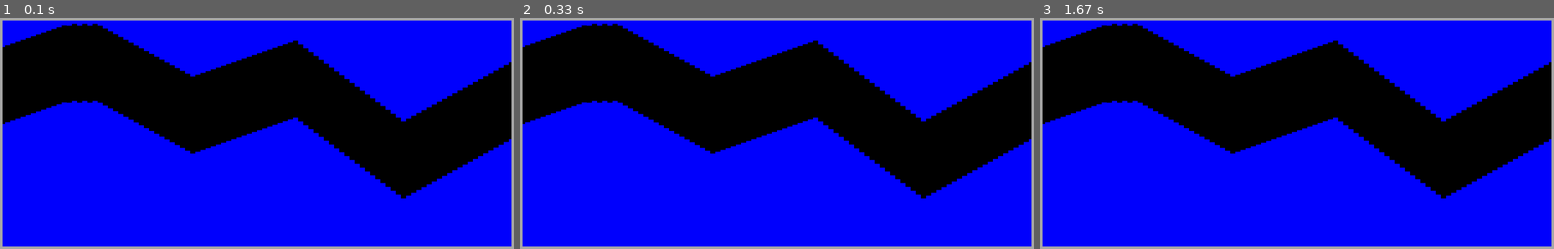
Above: before the commit, frames 1-3 (left to right).
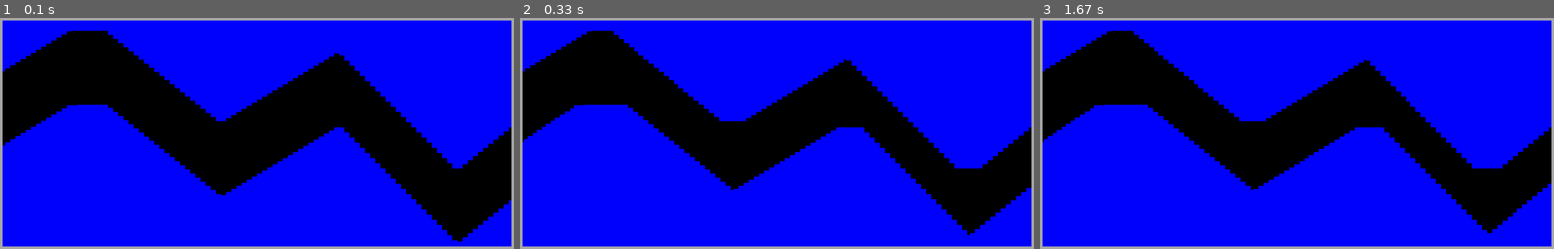
Above: after the commit, the same moments.

Repository: TR-Coder/pygame
Game: pygame game, started from 16-1_missil.py
The game is run twice, just before and just after one commit, with the same random seed, the same clock (stepped at 60 frames per second) and the same inputs.
Inputs:
- Up to frame 1 (0.1 s): no input
- Up to frame 2 (0.33 s): no input
- Up to frame 3 (1.67 s): no input

The runs differ from the first frame. In frame 1, 24% of the frame differs, in the area x 0-100%, y 2-97%; in frame 2, 23%; in frame 3, 23%.

Commit message:
canvi menor

Diff:
--- a/16-1_missil.py
+++ b/16-1_missil.py
@@ -39,16 +39,17 @@
     rectangles:list[pg.Rect] = []
     NUMBER_OF_RECTANGLES = SCREEN_WIDTH // RECTANGLE_WIDTH
     GAP = 300
-    MIN_HEIGHT = 20
+    MIN_HEIGHT = 40
     sign = -1
     x = 0
-    height = MARGIN +  100
+    height = MARGIN +  200
     i = 0
 
     while i < NUMBER_OF_RECTANGLES:
-        interval_length = random.randint(5,25)      # number of rectangles per interval.
-        slope = random.randint(5, 15) * sign        # The units are pixels.
+        interval_length = random.randint(15,25)      # number of rectangles per interval.
+        slope = random.randint(10, 20) * sign        # The units are pixels.
         sign = -sign
+        print(interval_length, slope, sign)
         for j in range(interval_length):
             height = (height + slope) if height>=MIN_HEIGHT else MIN_HEIGHT
             rect_sup = pg.Rect(x, MARGIN, RECTANGLE_WIDTH, height)
@@ -57,6 +58,7 @@
             rectangles.append(rect_inf)
             x = x + RECTANGLE_WIDTH
         i = i + j
+    print(len(rectangles))
     return rectangles
 
 
@@ -65,6 +67,19 @@
     for rectangle in rectangles:
         pg.draw.rect(screen, 'blue', rectangle)
     pg.draw.rect(screen, 'dark gray', [0, 0, SCREEN_WIDTH, SCREEN_HEIGHT], MARGIN)
+
+def move_tunnel(rectangles:list[pg.Rect]) -> list[pg.Rect]:
+    SPEED = 5
+    for i in range(len(rectangles)):
+        rectangles[i].x -= SPEED
+        if rectangles[i].x + RECTANGLE_WIDTH < 0:
+            rectangles.pop(0)
+            rectangles.pop(1)
+            rect_sup = pg.Rect(0, MARGIN, RECTANGLE_WIDTH, 100)
+            rect_sup1 = pg.Rect(0, MARGIN, RECTANGLE_WIDTH, 100)
+            rectangles.append(rect_sup)
+            rectangles.append(rect_sup1)
+    return rectangles
 
 
 
@@ -85,6 +100,7 @@
                 run = False
 
         draw_tunnel(rectangles)
+        rectangles = move_tunnel(rectangles)
         pg.display.update()
 
     pg.quit()
--- /dev/null
+++ b/proba.py
@@ -0,0 +1,26 @@
+import random
+import matplotlib.pyplot as plt
+
+# Definir una función de suavizado
+def smooth(data, window_size):
+    smoothed = []
+    for i in range(len(data)):
+        start = max(0, i - window_size)
+        end = min(len(data), i + window_size)
+        smoothed.append(sum(data[start:end]) / (end - start))
+    return smoothed
+
+# Generar una serie de números aleatorios
+x_random = [random.random() for _ in range(50)]
+
+# Aplicar un filtro de suavizado
+x = smooth(x_random, 30)
+
+# Graficar la variable x
+plt.figure(figsize=(10, 6))
+plt.plot(x)
+plt.title('Variable x que cambia suavemente y de manera aleatoria')
+plt.xlabel('Tiempo (t)')
+plt.ylabel('x(t)')
+plt.grid(True)
+plt.show()
Not shown, added: pygame.pdf
